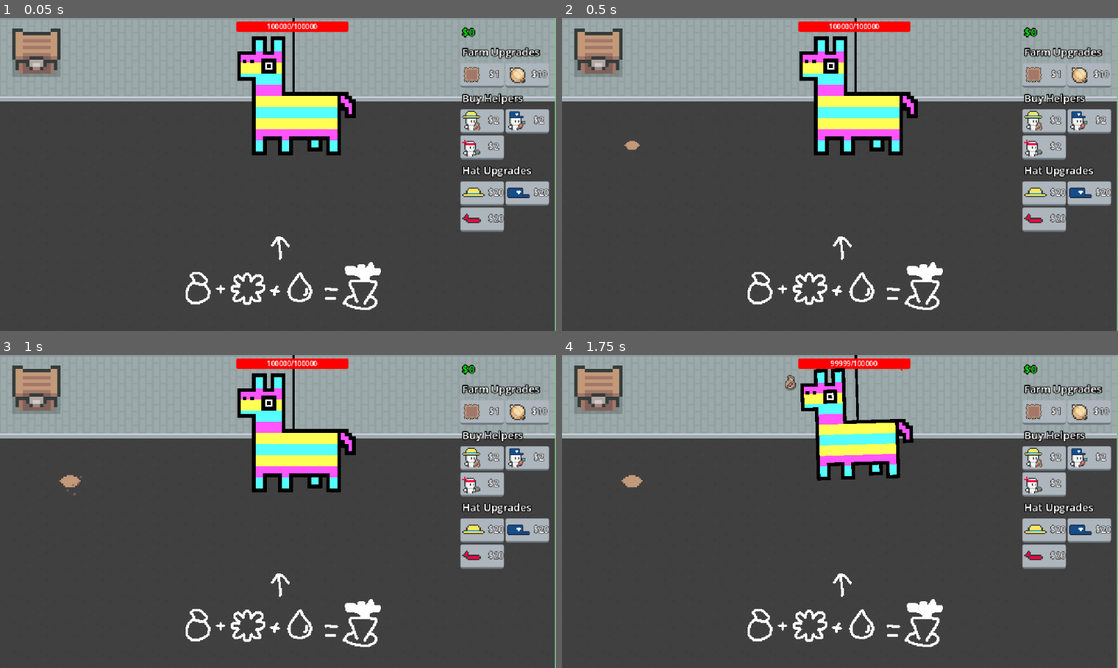
Above: before the commit, frames 1-4 (two rows, left to right).
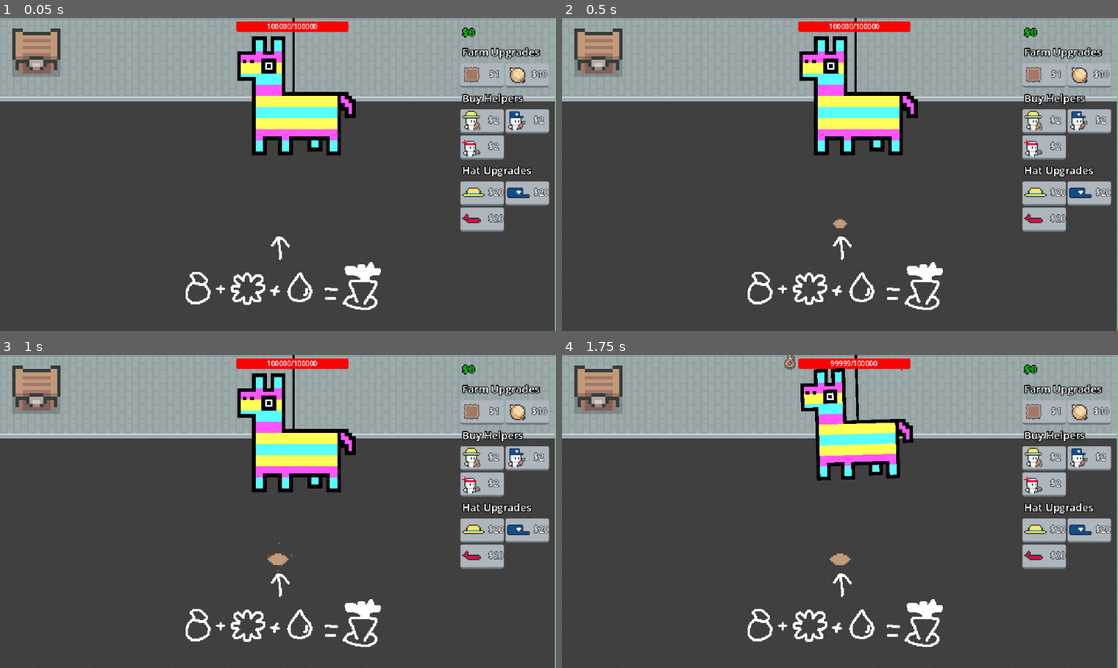
Above: after the commit, the same moments.

Repository: eric-marsh/farminata
Game: Godot game, scene res://scene/scene_switcher.tscn
The game is run twice, just before and just after one commit, with the same random seed, the same clock (stepped at 60 frames per second) and the same inputs. Sound files missing from this copy of the repository are replaced by a short silence.
Inputs (mouse positions are in pixels of both pictures, inside the frame that each line leads up to):
- Up to frame 1 (0.05 s): no input
- Up to frame 2 (0.5 s): no input
- Up to frame 3 (1 s): tap Enter at 0.5 s; drag from (72, 477) to (38, 395) at 0.52 s
- Up to frame 4 (1.75 s): tap Space (ui_select) at 1.25 s; drag from (851, 423) to (634, 477) at 1.27 s

Frame 1 is identical in both runs. In frame 2, 0.1% of the frame differs, in the area x 11-52%, y 39-68%; in frame 3, 0.2%; in frame 4, 0.4%, in the area x 10-52%, y 0-68%.
Error before the commit: Out of bounds get index '0' (on base: 'Array[Node]') (res://scene/plots_container.gd:9)
Error after the commit: Invalid access to property or key 'Audio' on a base object of type 'Node (globals.gd)'. (res://script/main.gd:55)

Commit message:
plot placement logic

Diff:
--- a/scene/plot.tscn
+++ b/scene/plot.tscn
@@ -20,7 +20,7 @@
 "times": PackedFloat32Array(0),
 "transitions": PackedFloat32Array(1),
 "update": 0,
-"values": [Vector2(1, 1)]
+"values": [Vector2(0, 0)]
 }
 tracks/1/type = "value"
 tracks/1/imported = false
@@ -44,7 +44,7 @@
 "times": PackedFloat32Array(0),
 "transitions": PackedFloat32Array(1),
 "update": 0,
-"values": [Vector2(1, 1)]
+"values": [Vector2(0, 0)]
 }
 
 [sub_resource type="Animation" id="Animation_o5ils"]
@@ -155,11 +155,13 @@
 
 [node name="Dirt" type="Sprite2D" parent="."]
 z_index = -1
+scale = Vector2(1e-05, 1e-05)
 texture = ExtResource("2_8yg48")
 offset = Vector2(0, -8)
 
 [node name="Plant" type="Sprite2D" parent="."]
 y_sort_enabled = true
+scale = Vector2(1e-05, 1e-05)
 texture = ExtResource("3_8yg48")
 offset = Vector2(0, -14)
 
--- a/scene/plots_container.gd
+++ b/scene/plots_container.gd
@@ -4,6 +4,5 @@
 static var remaining_plot_points: Array[Vector2] = []
 
 func _ready() -> void:
+	await get_tree().create_timer(0.01).timeout
 	PlotUtil.reset_plots()
-	await get_tree().create_timer(0.01).timeout
-	get_children()[0].global_position = Vector2(320, 240)
--- a/script/canvas_layer.gd
+++ b/script/canvas_layer.gd
@@ -43,9 +43,14 @@
 		var price = Prices.get_upgrade_price(data.type)
 		data.node.text = "$" + str(price)
 		data.node.disabled = price > money
+
+	if PlotUtil.get_total_plots() < 100:
 		var plot_price = Prices.get_upgrade_price(Enum.Upgrade_Type.AddPlot)
 		plot_button.text = "$" + str(plot_price)
 		plot_button.disabled = plot_price > money
+	else:
+		plot_button.text = ""
+		plot_button.disabled = true
 
 	var seed_upgrades: Array = [
 		{"seed": Enum.Drop_Type.Onion_Seed, "upgrade_type": Enum.Upgrade_Type.UnlockOnion, "button": onion_button },
--- a/script/plot_util.gd
+++ b/script/plot_util.gd
@@ -48,16 +48,29 @@
 	State.num_plots = get_total_plots()
 
 func get_random_position_in_grow_area() -> Vector2:
-	if !Globals.PlotsContainer or Globals.PlotsContainer.remaining_plot_points.is_empty():
-		return Vector2.ZERO
-
-	var pos: Vector2 = Globals.PlotsContainer.remaining_plot_points[0]
-	Globals.PlotsContainer.remaining_plot_points = Globals.PlotsContainer.remaining_plot_points.slice(1)
+	if !Globals.PlotsContainer or Globals.PlotsContainer.remaining_plot_points.is_empty() or Globals.PlotsContainer.get_children().size() == 0:
+		return Vector2(320, 240)
+
+	var last_plot_position = Globals.PlotsContainer.get_children()[Globals.PlotsContainer.get_children().size() - 1].global_position
+
+	var result_pos: Vector2
+	var i:int = 0
+	for pos in Globals.PlotsContainer.remaining_plot_points:
+		var dist: float = last_plot_position.distance_to(pos)
+		if dist < 200 and dist > 8:
+			result_pos = pos
+			break
+		i += 1
+
+	if !result_pos:
+		result_pos =  Globals.PlotsContainer.remaining_plot_points.pick_random()
+	else:
+		Globals.PlotsContainer.remaining_plot_points.remove_at(i)
 
 	var shape = Globals.GrowArea.get_node("CollisionShape2D").shape
 	var top_left = Globals.GrowArea.global_position - shape.extents  # Actual top-left of area
 
-	return top_left + pos + Util.random_offset(8) + Vector2(0, 32)
+	return top_left + result_pos + Util.random_offset(8) + Vector2(0, 32)
 
 
 func get_total_plots() -> int:
